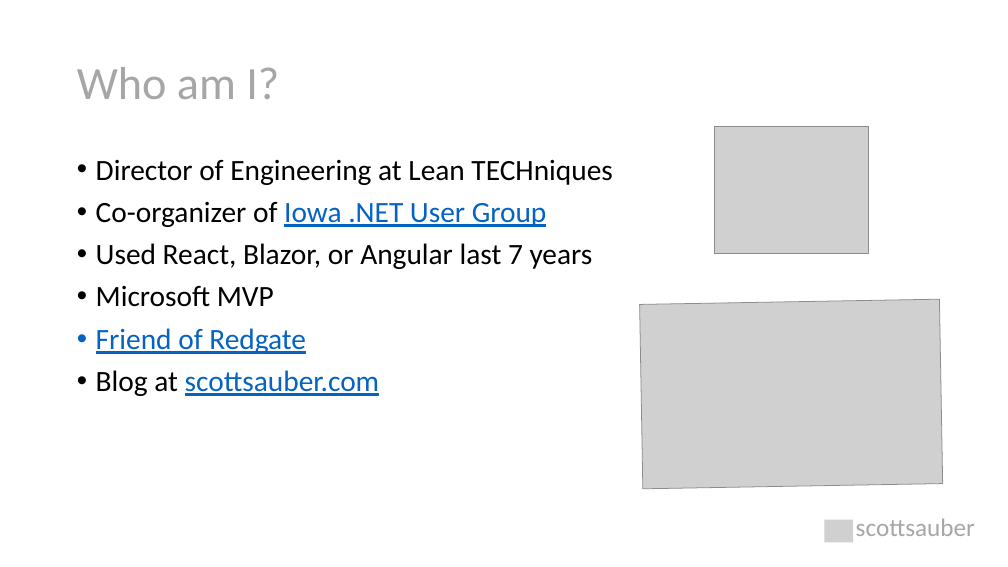
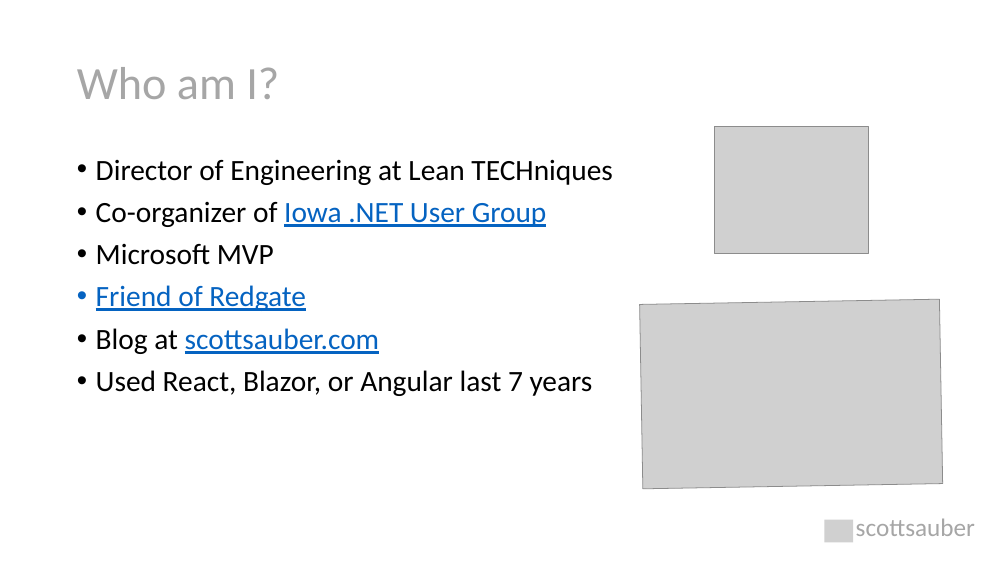
Before and after one commit to scottsauber/talks, a slide deck: slide 5 of 2023-06-22-KCDC-TDDForFrontends/TDD with React.pptx. Drawn at 1008x567 pixels with LibreOffice and Linux fonts; fonts in the diff are those of the drawing; grey boxes stand for pictures. Boxes give left, top, right and bottom in pixels: in the first picture for what was removed or moved away, otherwise in the second. Text is boxed around its words. In the diff, an @@ line names an element or a change of style, - is before the commit and + after.

```diff
--- a/2023-06-22-KCDC-TDDForFrontends/TDD with React.pptx
+++ b/2023-06-22-KCDC-TDDForFrontends/TDD with React.pptx
@@ text at (96,243,593,269): paragraph removed @@
-• Used React, Blazor, or Angular last 7 years
@@ text at (96,370,593,396): paragraph added @@
+• Used React, Blazor, or Angular last 7 years
```
Also in this commit, not shown: 3 other slides changed, 3 other files.
